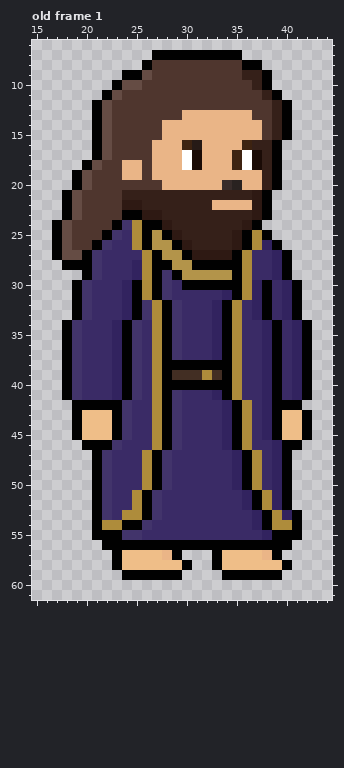
Edited in one commit: pixel-art file (Assets/Sprite/Unit/Extra/Pharisee01.aseprite). This is how it looked before the edit.
64x64 pixels, 1 frame. Shown: old frame 1: x 15..44, y 6..61. The commit also changed other frames, which this record leaves out.
After:
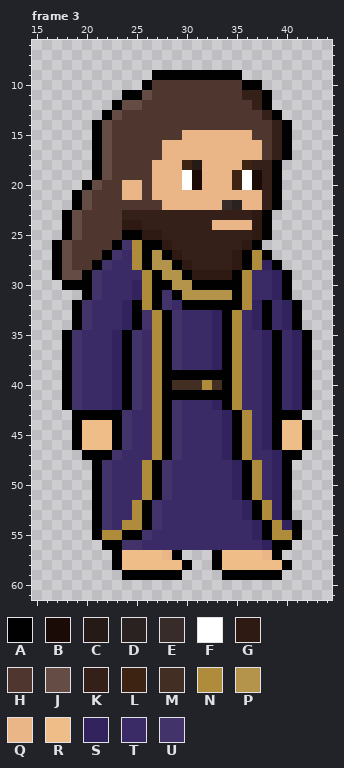
Palette (. is transparent): A #010101  B #1a0b06  C #261a16  D #292220  E #382c2a  F #ffffff  G #2e1913  H #4f362e  J #654c44  K #352019  L #3d2311  M #422e23  N #ae8c3b  P #b3944a  Q #eab587  R #efbe88  S #32235f  T #3a2b66  U #42346b
A new or re-ordered frame is compared with the old frame closest to it.
Edits made:
frames 1 -> 4
Changed rows in their new state; - is an unchanged pixel.
Frame 3 is new; against old frame 1:
first column x 17:
 7 ----------.........-------
 8 ---------............-----
 9 -------...AAAAAAAAA...----
10 ------...A---------AA.----
11 -----..AAJ---------KKA.---
12 ----..AJJ-----------KA..--
13 ----.AJ------HHHHHHH-KA.--
14 -----------HHHHHHHHHH-----
15 -----------HH-------H-----
16 ----------H--QQ----QQHKA--
17 ----------H--QQ---QQQHKA--
18 ---.AJ-HH----LC---QLK-----
19 --..AJ-HH----FB---LFB-----
20 --.AJ--QQ-Q--FB--QLFB-----
21 -.AJ---QQHQQQQQQQQQQQKA---
22 -.AJ---HHHHQQQQQ-ED-QKA---
23 -------KKKK---------------
24 .AJ---HGGKKK----QQQQGA----
25 .AJ--HHAAGGKK-----KKG-----
26 ----HHAU--AGKK----KGA..---
27 --HHHAU-NAPAGKKKKKGANA..--
28 AJHHAU--NAPPAGKKKKGANSA.--
29 AJJ-----T--PPAGGGG--------
30 -A-AU--TS--APP------TTSA.-
31 --.AU--TS---APPPPP--TTSA.-
32 ---------NAUTAAAA-AN------
34 -.AU--TSAU----------SATSA.
first column x 18:
38 -----------UTTTS---------
39 -----------AAAAA---------
40 -----------MMMNM---------
41 -----------AAAAA---------
42 AUTTTSAU-------SANT---TSA
43 --AAA-----------------AA.
46 -ARRRAU-------------SARRA
47 --A-AU--TNAU----SANT---A-
first column x 22:
51 ---TNAU------SANT---
53 --T-----------SANSA.
54 UTNNAU------------S-
55 NNAAU----------SANN-
56 --UUTTTTTTTTTTTTS---
Boxes around the changes in both pictures, in picture pixels (x1, y1, x2, y2):
changed: (52, 50, 312, 460)
changed: (102, 490, 302, 550)
